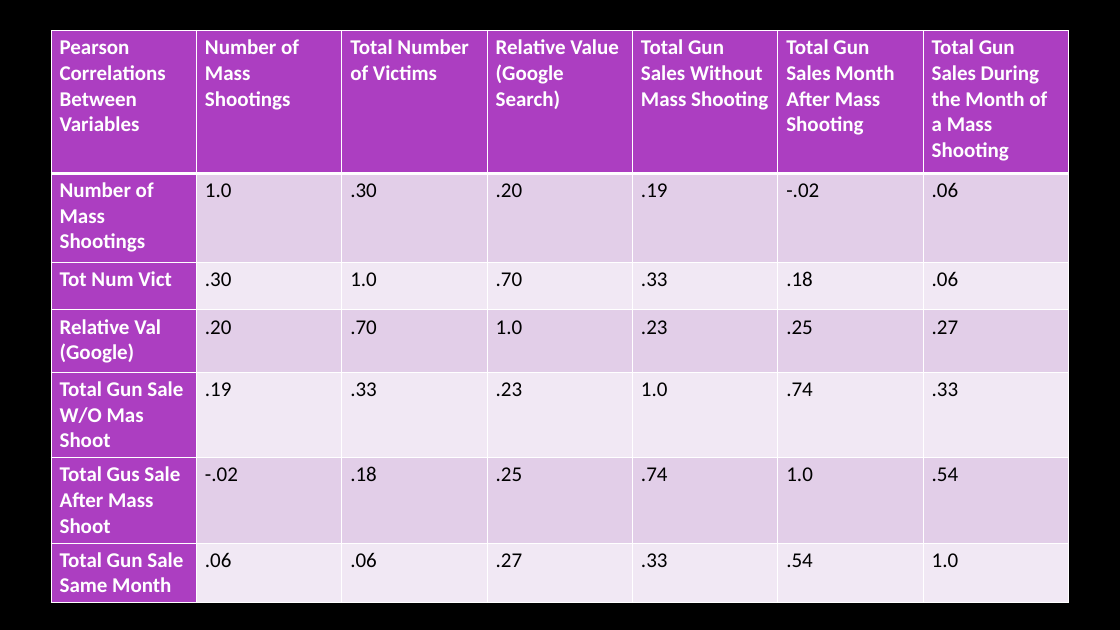
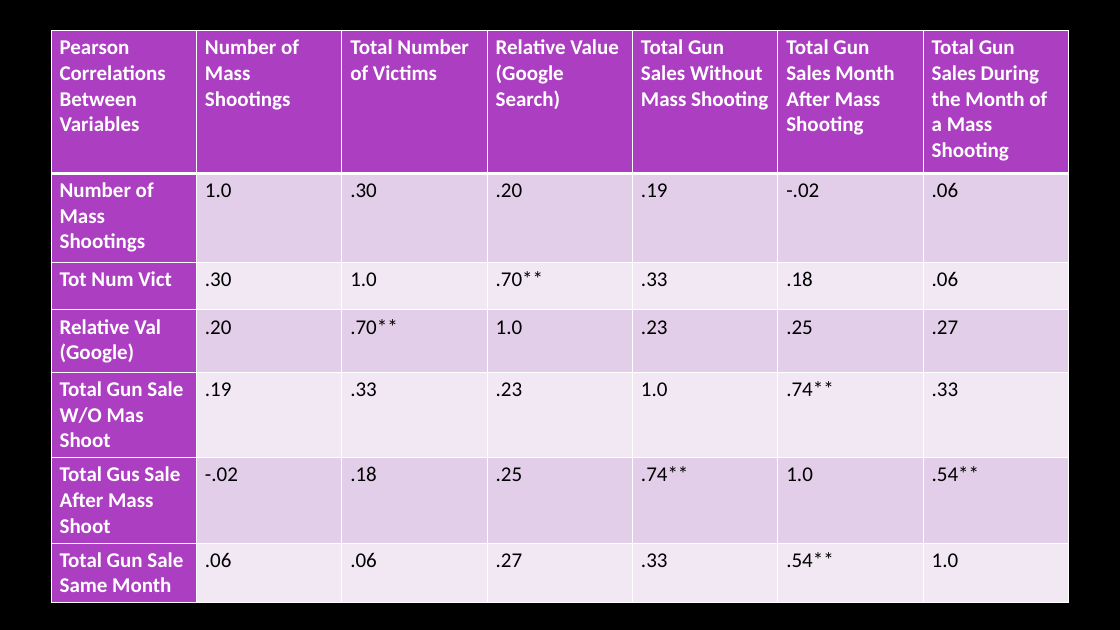
Before and after one commit to tmartinez52/Driving-Gun-Sales, a slide deck: slide 29 of Data Merged/Mass Shooting and Gun purchases in U.S.A .pptx (slide 27 before the commit). Drawn at 1120x630 pixels with LibreOffice and Linux fonts; fonts in the diff are those of the drawing; background and template pictures are left out. Boxes give left, top, right and bottom in pixels: in the first picture for what was removed or moved away, otherwise in the second. Text is boxed around its words. In the diff, an @@ line names an element or a change of style, - is before the commit and + after.

```diff
--- a/Data Merged/Mass Shooting and Gun purchases in U.S.A .pptx
+++ b/Data Merged/Mass Shooting and Gun purchases in U.S.A .pptx
@@ table at (51,31,1069,600) @@
-row 3, column 4: .70
+row 3, column 4: .70**
-row 4, column 3: .70
+row 4, column 3: .70**
-row 5, column 6: .74
+row 5, column 6: .74**
-row 6, column 5: .74
+row 6, column 5: .74**
-row 6, column 7: .54
+row 6, column 7: .54**
-row 7, column 6: .54
+row 7, column 6: .54**
```
Also in this commit, not shown: 7 other slides changed, 4 slides added, 1 other file.
